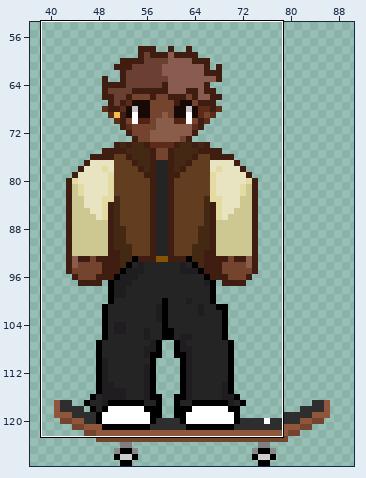
Two states of a pixel-art file, Acesprite/Character/Idle.aseprite. The first picture is a wide view before the edit; the outline marks the close-up.
Close-up. Before the commit:
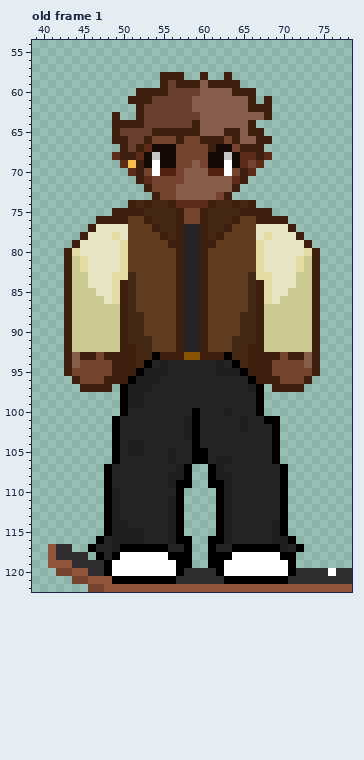
128x128 pixels, 1 frame. Colours within 5 levels of each other are drawn and written as one. Shown: old frame 1: x 39..78, y 54..122. The wide view leaves out empty margins. The commit also changed other frames or places, which this record leaves out.
Now the later version:
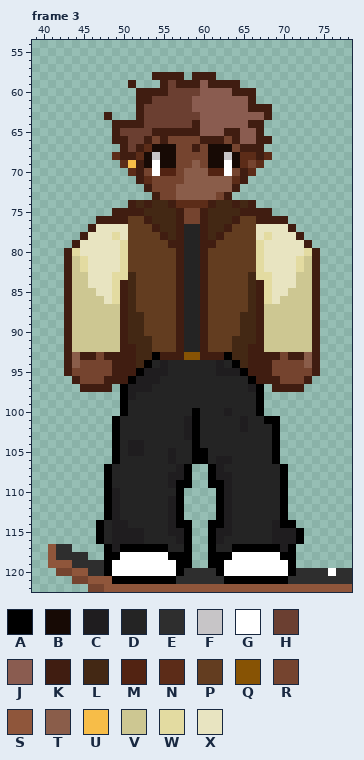
Palette (. is transparent): A #000000  B #170a05  C #1f1d1f  D #242424  E #2e2e2e  F #c7c5c7  G #ffffff  H #6b3f31  J #8a5c50  K #401d11  L #432814  M #522312  N #5c2c18  P #633d20  Q #875304  R #75442f  S #8f563b  T #8a5d4a  U #f7bd48  V #cdc792  W #e3dba1  X #e8e4c1
A new or re-ordered frame is compared with the old frame closest to it.
What changed:
frames 1 -> 3
--- frame 3 is new; against old frame 1, layer "Character"
@@ x 46..70 @@
  57 .........................
- 58 .........KKK..K..K.......
- 59 .........KHKKKJKKKK......
+ 58 ........KKKK.KKK.........
+ 59 .....K...KHKKKJKKKK......
  60 ......KKKKHHHHJJJJKKK....
- 61 .....KKKHHHHHJJJJJJJK.K..
+ 61 ......KKHHHHHJJJJJJJK....
  62 ......KHHHHHHJJJJJJJKKK..
- 63 ...K..KHHHHHHHJJJJJJJJK..
- 64 ...KKKKHHHHHHKJJJJJJK....
- 65 ...KHHHHKKKKKKJJJKKJKK...
- 66 ...KKHHKRRRKRRKKKRKJJKK..
- 67 ....KHKNBBBRRRRKBBRKKK...
+ 63 ..K...KHHHHHHHJJJJJJJJK..
+ 64 ...KKKKHHHHHHKJJJJJJKK...
+ 65 ...KHHHHKKKKKKJJJKKJJK...
+ 66 ...KKHHKRKRRRRKKKRKJJKK..
+ 67 ....KHKNBBBRRKRBBBRKKK...
  68 ...NKKNBFBBRRRRBBFBNNKN..
@@ x 49..54 @@
  97 .ACCCD
- 98 .ACCDD
- 99 .ACCDD
+ 98 .ACDDD
+ 99 .ADDDD
 100 .ADDDD
@@ x 39..78 @@
 113 .........ACDDDDDDCA....ACDDDDDDA........
-114 .........ACCDDDDDCA....ACDDDDDCA........
-115 .........ACCCCDDDCA....ACDDDDDCA........
-116 ........ADCCCCDDDCAA..AACDDDDDCCA.......
-117 ..SEE..ADDCAAAAAADDA..ADDAAAAAACDA......
-118 ..SEEEE.ADAGGGGGGAAA..AAAGGGGGGAA.......
+114 ........ADCCDDDDDCAA..AACDDDDDCAA.......
+115 ........ADCCCCDDDCCA..ACCDDDDDCCCA......
+116 ........ADCCCCDDDDCA..ACDDDDDDCCCA......
+117 ..SEE....ACAAAAAADDA..ADDAAAAAACA.......
+118 ..SEEEE..AAGGGGGGAAA..AAAGGGGGGAA.......
 119 ..SSSEEEEAGGGGGGGGAA..AAGGGGGGGGA.......
Boxes around the changes in both close-ups, in picture pixels (x1, y1, x2, y2):
changed: (104, 72, 272, 136)
changed: (160, 136, 216, 152)
changed: (128, 392, 144, 408)
changed: (88, 520, 112, 560)
changed: (168, 520, 232, 544)
changed: (280, 520, 304, 552)
